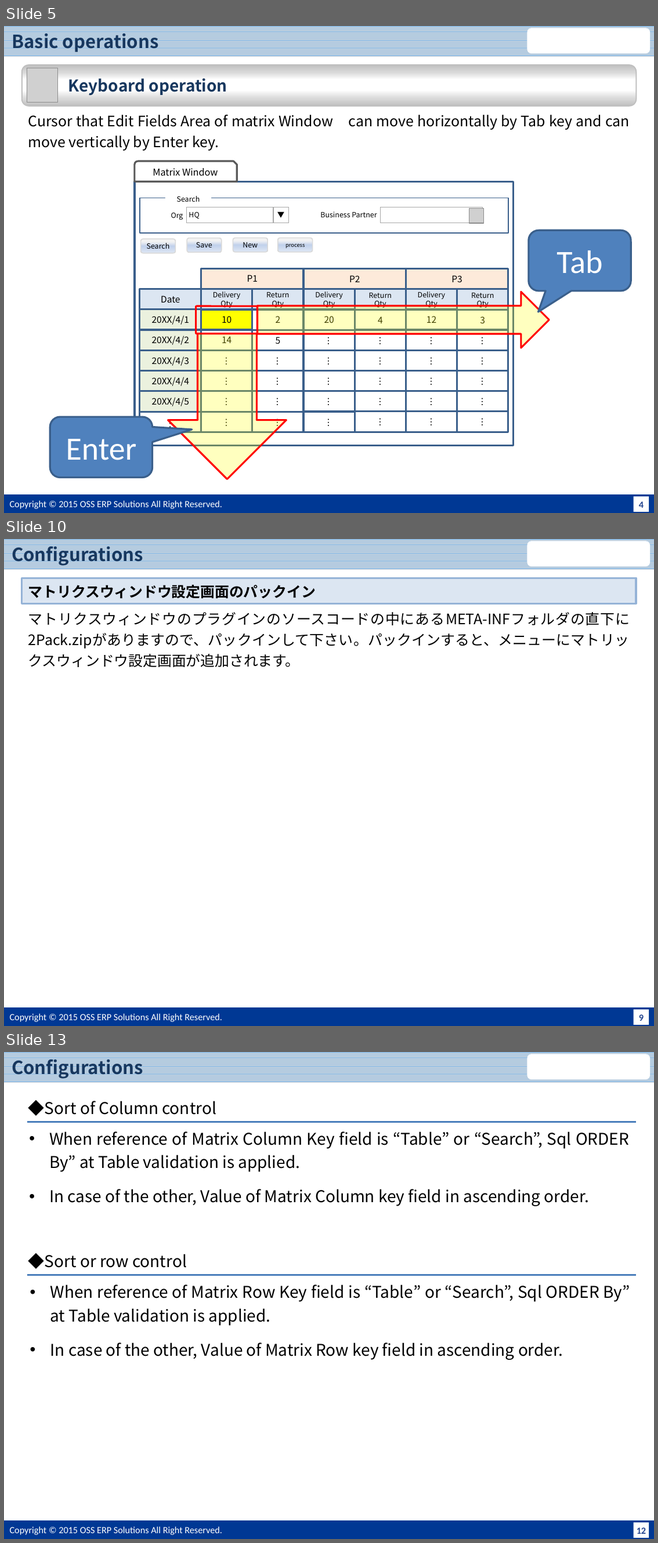
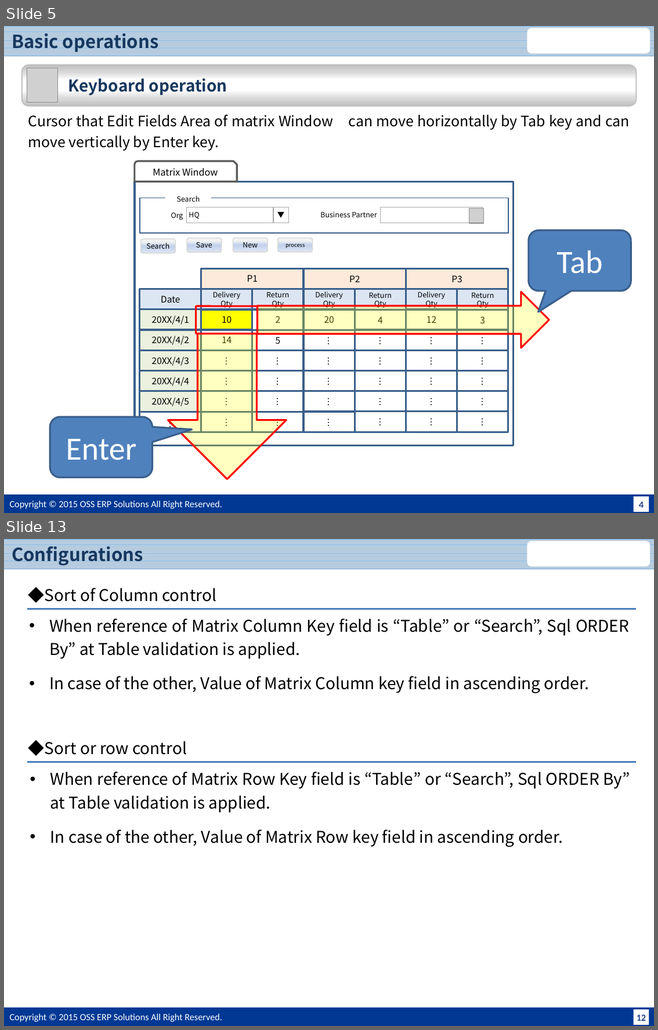
Before and after one commit to JPiere/jpiere.plugin.webui.matrixwindow, a slide deck: Doc/JPIERE-0098_MatrixWindow.pptx. Shown one above the other, each under a label of ours: slides 5, 10 and 13 before the commit, slides 5 and 13 after it; the slides between them are not shown. The pictures are 658x1543 and 658x1030 pixels, drawn with LibreOffice and Linux fonts; fonts in the diff are those of the drawing; grey boxes stand for pictures; background and template pictures are left out. Boxes give left, top, right and bottom in pixels: in the first picture for what was removed or moved away, otherwise in the second. Text is boxed around its words. In the diff, an @@ line names an element or a change of style, - is before the commit and + after.

```diff
--- a/Doc/JPIERE-0098_MatrixWindow.pptx
+++ b/Doc/JPIERE-0098_MatrixWindow.pptx
@@ slide 10 removed at (x1=4, y1=539, x2=654, y2=1026), background #FFFFFF; not listed: 5 template elements that a slide beside it also shows @@
@@ title removed at (x1=12, y1=542, x2=143, y2=566) @@
-Configurations
@@ rectangle removed at (x1=22, y1=578, x2=636, y2=603) @@
-マトリクスウィンドウ設定画面のパックイン
@@ text removed at (x1=28, y1=612, x2=629, y2=667) @@
-マトリクスウィンドウのプラグインのソースコードの中にあるMETA-INFフォルダの直下に2Pack.zipがありますので、パックインして下さい。パックインすると、メニューにマトリックスウィンドウ設定画面が追加されます。
```
Also in this commit, not shown: 5 slides changed, 4 slides added, 4 other slides removed, 4 other files.
